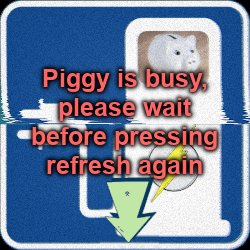
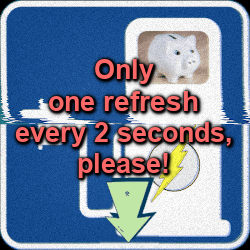
Revision of a layered 250 × 250 image; what changed, layer by layer:
renamed "Piggy is busy, ..." to "Only ...", painted on it over [15, 59, 231, 179]
renamed "Piggy is busy, ... #1" to "Only ... #1", painted on it over [11, 55, 237, 186]
